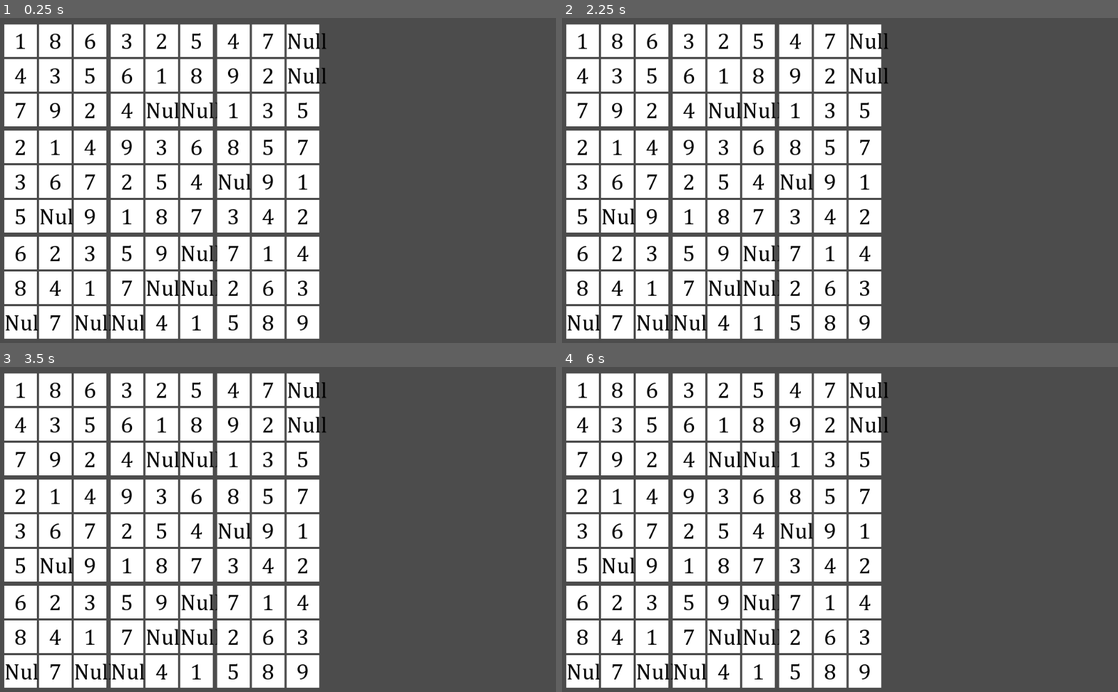
Above: before the commit, frames 1-4 (two rows, left to right).
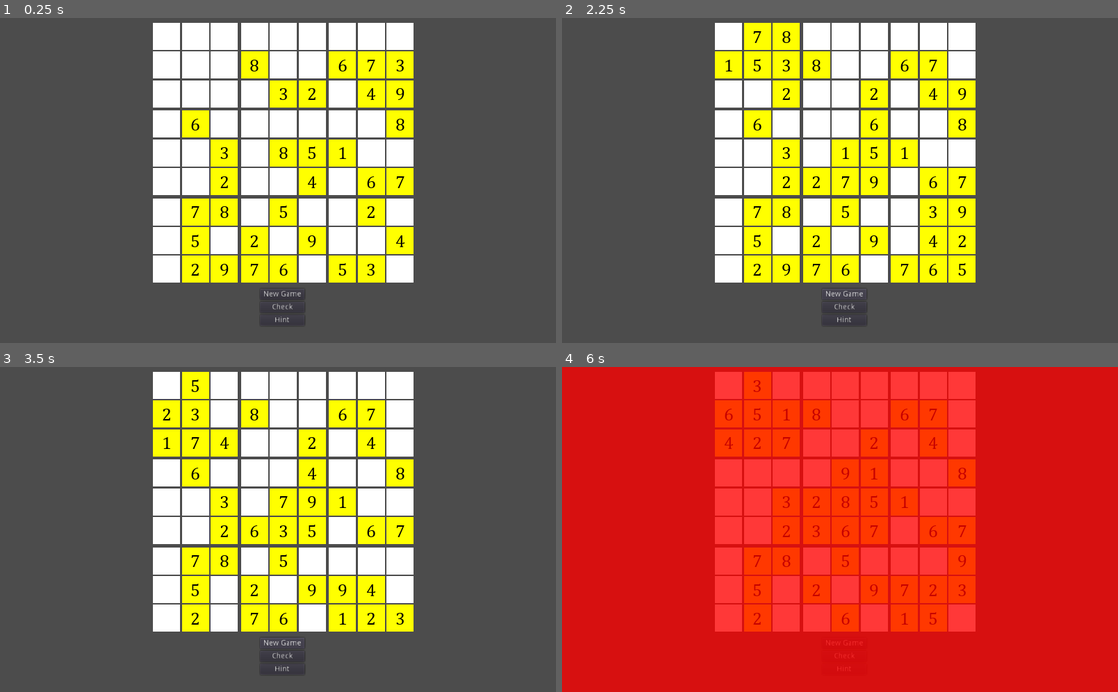
Above: after the commit, the same moments.

Repository: Yemm-Ps1/SudokuJohn
Game: Godot game, scene res://scenes/Game.tscn
Two runs of this game, one before a commit and one after it. Both use one fixed random seed, a clock stepped at 60 frames per second and the inputs below. Before the commit the project starts from res://scenes/Main.tscn.
Inputs (mouse positions are in pixels of both pictures, inside the frame that each line leads up to):
- Up to frame 1 (0.25 s): no input
- Up to frame 2 (2.25 s): click (845, 307) at 0.5 s, where only the run after the commit has a clickable "Check"; click (845, 320) at 1.25 s, where only the run after the commit has a clickable "Hint"; click (845, 294) at 2 s, where only the run after the commit has a clickable "New Game"
- Up to frame 3 (3.5 s): click (283, 643) at 2.75 s, where only the run after the commit has a clickable "New Game"
- Up to frame 4 (6 s): click (845, 656) at 3.5 s, where only the run after the commit has a clickable "Check"; click (845, 669) at 4.25 s, where only the run after the commit has a clickable "Hint"; click (845, 643) at 5 s, where only the run after the commit has a clickable "New Game"; click (845, 656) at 5.75 s, where only the run after the commit has a clickable "Check"

The runs differ from the first frame. In frame 1, 52% of the frame differs, in the area x 0-75%, y 1-99%; in frame 2, 55%; in frame 3, 54%; in frame 4, 100%, in the area x 0-100%, y 0-100%.

Commit message:
Creates valid unique puzzles, added input, error checking, new game.

Diff:
--- a/project.godot
+++ b/project.godot
@@ -11,8 +11,13 @@
 [application]
 
 config/name="SudokuJohn"
-run/main_scene="res://scenes/Main.tscn"
+run/main_scene="res://scenes/Game.tscn"
 config/icon="res://icon.png"
+
+[display]
+
+window/stretch/mode="2d"
+window/stretch/aspect="keep"
 
 [physics]
 
--- /dev/null
+++ b/scenes/Game.gd
@@ -0,0 +1,46 @@
+extends CanvasLayer
+
+
+onready var sudoku := $HSplitContainer/HBoxContainer3/Sudoku
+
+var check_rect
+
+var screen_size = Vector2(0,0)
+
+
+func _ready():
+	screen_size.x = get_viewport().get_visible_rect().size.x
+	screen_size.y = get_viewport().get_visible_rect().size.y
+	check_rect = ColorRect.new()
+	add_child(check_rect)
+	check_rect.rect_size = screen_size
+	check_rect.visible = false
+
+func _process(delta):
+	_rect_fade()
+
+
+func _on_NewGame_pressed():
+	var new_seed = randi()
+	sudoku.initialize_game(new_seed)
+
+
+func _on_Check_pressed():
+	if(sudoku.check_errors()):
+		rect_set(Color.red)
+	else:
+		rect_set(Color.green)
+
+func rect_set(color : Color):
+	check_rect.color = color
+	check_rect.visible = true
+
+func _rect_fade():
+	if check_rect.color.a > 0 and check_rect.visible:
+		check_rect.color.a -= 0.02
+	else:
+		check_rect.color.a = 1
+		check_rect.visible = false
+
+func _on_Hint_pressed():
+	pass # Replace with function body.
--- /dev/null
+++ b/scenes/Game.tscn
@@ -0,0 +1,98 @@
+[gd_scene load_steps=3 format=2]
+
+[ext_resource path="res://scenes/Sudoku.tscn" type="PackedScene" id=1]
+[ext_resource path="res://scenes/Game.gd" type="Script" id=2]
+
+[node name="Game" type="CanvasLayer"]
+script = ExtResource( 2 )
+
+[node name="HSplitContainer" type="VSplitContainer" parent="."]
+anchor_right = 1.0
+anchor_bottom = 1.0
+split_offset = 500
+dragger_visibility = 2
+__meta__ = {
+"_edit_use_anchors_": false
+}
+
+[node name="HBoxContainer3" type="HBoxContainer" parent="HSplitContainer"]
+margin_right = 1040.0
+margin_bottom = 500.0
+
+[node name="LeftMargin" type="MarginContainer" parent="HSplitContainer/HBoxContainer3"]
+margin_right = 272.0
+margin_bottom = 500.0
+size_flags_vertical = 3
+custom_constants/margin_right = 272
+
+[node name="Sudoku" parent="HSplitContainer/HBoxContainer3" instance=ExtResource( 1 )]
+margin_left = 276.0
+margin_right = 1040.0
+margin_bottom = 500.0
+size_flags_horizontal = 3
+size_flags_vertical = 3
+
+[node name="HBoxContainer" type="HBoxContainer" parent="HSplitContainer"]
+margin_top = 500.0
+margin_right = 1040.0
+margin_bottom = 600.0
+
+[node name="LeftMargin" type="MarginContainer" parent="HSplitContainer/HBoxContainer"]
+margin_right = 475.0
+margin_bottom = 100.0
+size_flags_horizontal = 3
+custom_constants/margin_right = 475
+
+[node name="VBoxContainer" type="VBoxContainer" parent="HSplitContainer/HBoxContainer"]
+margin_left = 479.0
+margin_right = 561.0
+margin_bottom = 100.0
+size_flags_horizontal = 3
+size_flags_vertical = 3
+
+[node name="NewGame" type="Button" parent="HSplitContainer/HBoxContainer/VBoxContainer"]
+margin_right = 82.0
+margin_bottom = 20.0
+focus_mode = 0
+size_flags_horizontal = 5
+size_flags_vertical = 5
+enabled_focus_mode = 0
+text = "New Game"
+
+[node name="Check" type="Button" parent="HSplitContainer/HBoxContainer/VBoxContainer"]
+margin_top = 24.0
+margin_right = 82.0
+margin_bottom = 44.0
+focus_mode = 0
+size_flags_horizontal = 5
+size_flags_vertical = 4
+enabled_focus_mode = 0
+text = "Check"
+__meta__ = {
+"_edit_use_anchors_": false
+}
+
+[node name="Hint" type="Button" parent="HSplitContainer/HBoxContainer/VBoxContainer"]
+margin_top = 48.0
+margin_right = 82.0
+margin_bottom = 68.0
+focus_mode = 0
+size_flags_horizontal = 5
+size_flags_vertical = 4
+enabled_focus_mode = 0
+text = "Hint"
+__meta__ = {
+"_edit_use_anchors_": false
+}
+
+[node name="RightMargin" type="MarginContainer" parent="HSplitContainer/HBoxContainer"]
+margin_left = 565.0
+margin_right = 1040.0
+margin_bottom = 100.0
+size_flags_horizontal = 3
+size_flags_vertical = 3
+custom_constants/margin_left = 475
+
+[connection signal="pressed" from="HSplitContainer/HBoxContainer/VBoxContainer/NewGame" to="." method="_on_NewGame_pressed"]
+[connection signal="pressed" from="HSplitContainer/HBoxContainer/VBoxContainer/Check" to="." method="_on_Check_pressed"]
+[connection signal="pressed" from="HSplitContainer/HBoxContainer/VBoxContainer/Hint" to="." method="_on_Hint_pressed"]
--- a/scenes/Main.gd
+++ /dev/null
@@ -1,137 +0,0 @@
-extends Node2D
-
-var PanelScene = preload("res://scenes/Panel.tscn")
-
-var row = 9
-var col = 9
-
-var size = 60
-var font_size = 50
-
-var offset = 4
-
-var numbers = _create_multidim_array(row, col)
-var panels = _create_multidim_array(row, col)
-
-
-func _ready():
-	_init_grid()
-	_get_numbers()
-	_get_panels()
-	_show_numbers()
-	_add_numbers()
-
-func compare_array(arr1, arr2):
-	var to_rtn = []
-	for i in arr1:
-		if !i in arr2:
-			to_rtn.append(i)
-	return to_rtn
-
-func _add_numbers():
-	for x in row:
-		for y in col:
-			if numbers[x][y] == 0:
-				var candidates = [1, 2, 3, 4, 5, 6, 7, 8, 9]
-				var current_row = _get_row(x)
-				candidates = compare_array(candidates, current_row)
-				var current_region = _get_region(x, y)
-				candidates = compare_array(candidates, current_region)
-				var current_col = _get_col(y)
-				candidates = compare_array(candidates, current_col)
-				var label : Label = panels[x][y].get_node("Label")
-				numbers[x][y] = candidates.front()
-				label.text = str(candidates.front())
-
-
-
-#		for i in range(9):
-#			var val = i+1
-#			if !val in current_row:
-#				candidates.append(val)
-#		for y in col:
-#			var current_col = _get_col(y)
-#			for i in candidates:
-#				if !i in current_col:
-#			if numbers[x][y] == 0:
-#				pass
-
-
-func _init_grid():
-	var offset_x = 0
-	var offset_y = offset
-
-	for x in row:
-		if x % 3 == 0:
-			offset_y += offset
-		offset_x = 0
-		offset_y += offset
-		for y in col:
-			if y % 3 == 0:
-				offset_x += offset
-			offset_x += offset
-			var panel = PanelScene.instance()
-			panel.rect_size = Vector2(size, size)
-			panel.rect_position = Vector2(size * y, size * x) + Vector2(offset_x, offset_y)
-			add_child(panel)
-
-
-func _get_numbers():
-	for n in 3:
-		var candidates = [1, 2, 3, 4, 5, 6, 7, 8, 9]
-		candidates.shuffle()
-		var region = n * 3
-		for x in range(region, region + 3):
-			for y in range(region, region + 3):
-				numbers[x][y] = candidates.pop_front()
-
-func _get_panels():
-	var panel_instances = get_children()
-	var i = 0
-	for x in row:
-		for y in col:
-			panels[x][y] = panel_instances[i]
-			i += 1
-
-
-func _show_numbers():
-	for x in row:
-		for y in col:
-			var label : Label = panels[x][y].get_node("Label")
-			label.text = str(numbers[x][y])
-			label.rect_size = Vector2(size, size)
-
-func _get_row(current_row):
-	var to_rtn = []
-	for y in col:
-		to_rtn.append(numbers[current_row][y])
-	return to_rtn
-
-func _get_col(current_col):
-	var to_rtn = []
-	for x in row:
-		to_rtn.append(numbers[x][current_col])
-	return to_rtn
-
-
-func _get_region(current_x, current_y):
-	var to_rtn = []
-	var region_x = current_x / 3 * 3
-	var region_y = current_y / 3 * 3
-	for x in range(3):
-		for y in range(3):
-			to_rtn.append(numbers[region_x + x][region_y + y])
-	return to_rtn
-
-#	for x in row:
-#		for y in col:
-#			if x == current_x and y == current_y:
-#				pass
-
-func _create_multidim_array(rows, cols):
-	var rtn := []
-	for x in rows:
-		rtn.append([0])
-		for y in cols:
-			rtn[x].append(0)
-	return rtn
--- a/scenes/Main.tscn
+++ /dev/null
@@ -1,6 +0,0 @@
-[gd_scene load_steps=2 format=2]
-
-[ext_resource path="res://scenes/Main.gd" type="Script" id=1]
-
-[node name="Main" type="Node2D"]
-script = ExtResource( 1 )
--- /dev/null
+++ b/scenes/Panel.gd
@@ -0,0 +1,42 @@
+extends Panel
+
+signal selected
+
+var style = StyleBoxFlat.new()
+
+var default_color = Color.white
+var selected_color = Color.gray
+var unselectable_color = Color.yellow
+
+var unselectable = false
+
+func _ready():
+	add_stylebox_override("panel", style)
+	deselected()
+	set_process(true)
+
+func get_label():
+	if int($Label.text) in [1, 2, 3, 4, 5, 6, 7, 8, 9]:
+		return int($Label.text)
+	return null
+
+func set_label_text(text : String):
+	$Label.text = text
+
+func selected():
+	style.set_bg_color(selected_color)
+	update()
+
+func deselected():
+	style.set_bg_color(default_color)
+	update()
+
+func unselectable():
+	unselectable = true
+	style.set_bg_color(unselectable_color)
+	update()
+
+func _on_Panel_gui_input(event):
+	if event is InputEventMouseButton:
+		if event.button_index == BUTTON_LEFT and event.pressed:
+			emit_signal("selected", self)
--- a/scenes/Panel.tscn
+++ b/scenes/Panel.tscn
@@ -1,18 +1,20 @@
-[gd_scene load_steps=4 format=2]
+[gd_scene load_steps=5 format=2]
 
 [ext_resource path="res://resources/fonts/cambria.ttf" type="DynamicFontData" id=1]
+[ext_resource path="res://scenes/Panel.gd" type="Script" id=2]
 
 [sub_resource type="StyleBoxFlat" id=1]
 bg_color = Color( 1, 1, 1, 1 )
 
 [sub_resource type="DynamicFont" id=2]
-size = 42
+size = 32
 font_data = ExtResource( 1 )
 
 [node name="Panel" type="Panel"]
 margin_right = 40.0
 margin_bottom = 40.0
 custom_styles/panel = SubResource( 1 )
+script = ExtResource( 2 )
 __meta__ = {
 "_edit_use_anchors_": false
 }
@@ -27,3 +29,5 @@
 __meta__ = {
 "_edit_use_anchors_": false
 }
+
+[connection signal="gui_input" from="." to="." method="_on_Panel_gui_input"]
--- /dev/null
+++ b/scenes/Sudoku.gd
@@ -0,0 +1,231 @@
+extends Control
+
+var PanelScene = preload("res://scenes/Panel.tscn")
+
+var row = 9
+var col = 9
+
+var size = 50
+
+var offset = 3
+
+var numbers = _create_multidim_array(row, col)
+var panels = _create_multidim_array(row, col)
+
+var valid_numbers = [1, 2, 3, 4, 5, 6, 7, 8, 9]
+
+var sudoku_seed = 1
+
+
+
+func _unhandled_input(event):
+	if event is InputEventKey and event.is_pressed():
+		var typed_event = event as InputEventKey
+		var key_typed = PoolByteArray([typed_event.unicode]).get_string_from_utf8()
+		if int(key_typed) in valid_numbers:
+			if selected_panel:
+				selected_panel.set_label_text(key_typed)
+		if key_typed == " " or typed_event.scancode == KEY_BACKSPACE or typed_event.scancode == KEY_DELETE:
+			if selected_panel:
+				selected_panel.set_label_text(" ")
+		_update_numbers()
+
+func _update_numbers():
+	for x in row:
+		for y in col:
+			numbers[x][y] = panels[x][y].get_label()
+
+func initialize_game(seedo):
+	for n in get_children():
+		remove_child(n)
+	seed(seedo)
+	_init_grid()
+	_init_numbers()
+	_clean_numbers()
+	_init_panels()
+
+func _ready():
+	initialize_game(sudoku_seed)
+
+func _get_single_candidate():
+	pass
+
+func check_errors():
+	var duped = false
+	for x in row:
+		for y in col:
+			if !panels[x][y].unselectable:
+				if(_check_duplicate(_get_row(x))):
+#					print("DUPLICATE ON ROW: ", x)
+					duped = true
+				if(_check_duplicate(_get_col(y))):
+#					print("DUPLICATE ON COL: ", y)
+					duped = true
+				if(_check_duplicate(_get_region(x, y))):
+#					print("DUPLICATE IN REGION:", x, y)
+					duped = true
+				if duped:
+					return true
+	return false
+
+
+func _check_duplicate(arr):
+	for i in range(arr.size()):
+		for j in range(arr.size()):
+			if !arr[i] == null and !arr[j] == null:
+				if arr[j] == arr[i] && i != j:
+					return true
+
+
+
+func _init_grid():
+	var offset_x = 0
+	var offset_y = offset
+
+	for x in row:
+		if x % 3 == 0:
+			offset_y += offset
+		offset_x = 0
+		offset_y += offset
+		for y in col:
+			if y % 3 == 0:
+				offset_x += offset
+			offset_x += offset
+			var panel = PanelScene.instance()
+			panel.rect_size = Vector2(size, size)
+			panel.rect_position = Vector2(size * y, size * x) + Vector2(offset_x, offset_y)
+			add_child(panel)
+
+
+func _init_numbers():
+	for n in 3:
+		var candidates = [1, 2, 3, 4, 5, 6, 7, 8, 9]
+		candidates.shuffle()
+		var region = n * 3
+		for x in range(region, region + 3):
+			for y in range(region, region + 3):
+				numbers[x][y] = candidates.pop_front()
+	_fill_empty()
+
+func _clean_numbers():
+	for x in row:
+		for y in col:
+			var candidates = _get_candidates(x, y)
+			if candidates.empty():
+				numbers[x][y] = null
+
+func _get_empty():
+	for x in row:
+		for y in col:
+			if numbers[x][y] == null:
+				return [x, y]
+	return [null, null]
+
+
+func _fill_empty():
+	var x = _get_empty()[0]
+	var y = _get_empty()[1]
+	if !x and !y:
+		return true
+
+	var candidates = _get_candidates(x, y)
+
+	if !candidates:
+		return false
+
+	while candidates:
+		numbers[x][y] = candidates.pop_back()
+		if _fill_empty():
+			return true
+		else:
+			numbers[x][y] = null
+
+
+func _init_panels():
+	var panel_instances = get_children()
+	var i = 0
+	for x in row:
+		for y in col:
+			var panel = panel_instances[i]
+			panel.connect("selected", self, "_on_Panel_selected")
+			var label = panel.get_node("Label")
+			label.text = str(numbers[x][y]) if numbers[x][y] else ""
+			label.rect_size = Vector2(size, size)
+			if numbers[x][y] != null:
+				panel.unselectable()
+			panels[x][y] = panel
+			i += 1
+
+var selected_panel
+
+func _on_Panel_selected(panel):
+	if panel.unselectable:
+			return
+	if selected_panel:
+		selected_panel.deselected()
+	selected_panel = panel
+	selected_panel.selected()
+	print("Panel Selected")
+
+func _get_candidates(x, y):
+	var candidates = valid_numbers
+	candidates = compare_array(candidates, _get_row(x))
+	candidates = compare_array(candidates, _get_region(x, y))
+	candidates = compare_array(candidates, _get_col(y))
+	return candidates
+
+func _get_candidates2(x, y):
+	var candidates = valid_numbers
+	for i in _get_row(x):
+		candidates.erase(i)
+	for i in _get_col(y):
+		candidates.erase(y)
+	for i in _get_region(x, y):
+		candidates.erase(i)
+	return candidates
+
+
+func _get_row(current_row):
+	var to_rtn = []
+	for y in col:
+		to_rtn.append(numbers[current_row][y])
+	return to_rtn
+
+
+func _get_col(current_col):
+	var to_rtn = []
+	for x in row:
+		to_rtn.append(numbers[x][current_col])
+	return to_rtn
+
+
+func _get_region(current_x, current_y):
+	var to_rtn = []
+	var region_x = current_x / 3 * 3
+	var region_y = current_y / 3 * 3
+	for x in range(3):
+		for y in range(3):
+			to_rtn.append(numbers[region_x + x][region_y + y])
+	return to_rtn
+
+#	for x in row:
+#		for y in col:
+#			if x == current_x and y == current_y:
+#				pass
+
+
+func _create_multidim_array(rows, cols):
+	var rtn := []
+	for x in rows:
+		rtn.append([null])
+		for y in cols:
+			rtn[x].append(null)
+	return rtn
+
+
+func compare_array(arr1, arr2):
+	var to_rtn = []
+	for i in arr1:
+		if !i in arr2:
+			to_rtn.append(i)
+	return to_rtn
--- /dev/null
+++ b/scenes/Sudoku.tscn
@@ -0,0 +1,11 @@
+[gd_scene load_steps=2 format=2]
+
+[ext_resource path="res://scenes/Sudoku.gd" type="Script" id=1]
+
+[node name="Sudoku" type="Control"]
+margin_right = 468.0
+margin_bottom = 468.0
+script = ExtResource( 1 )
+__meta__ = {
+"_edit_use_anchors_": false
+}
